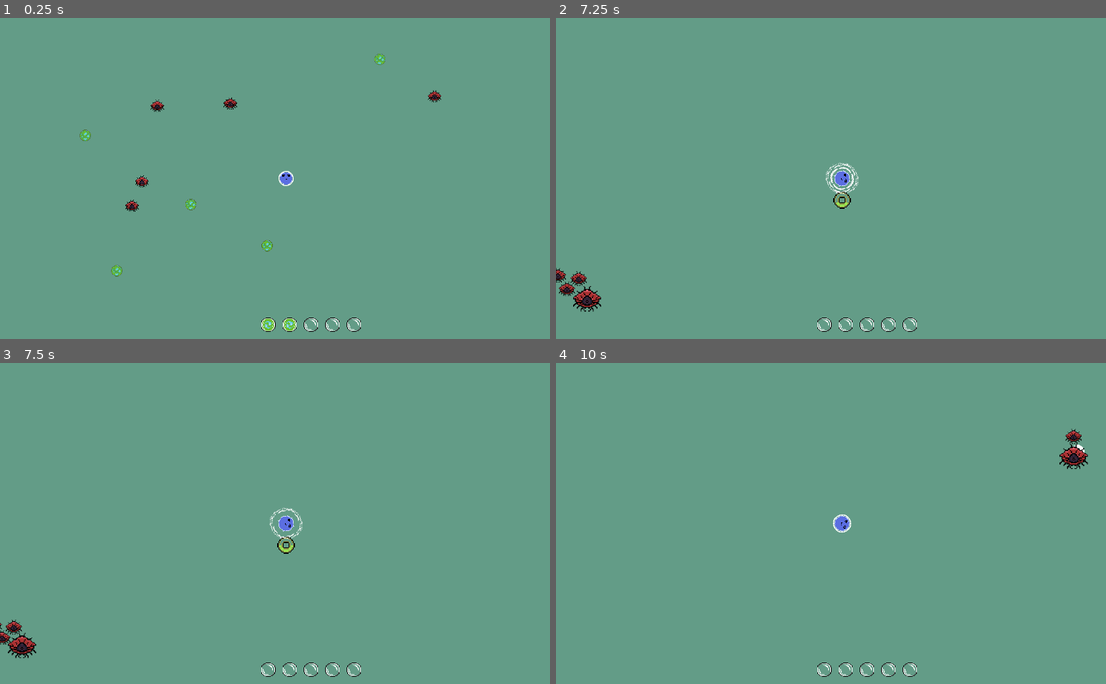
Above: before the commit, frames 1-4 (two rows, left to right).
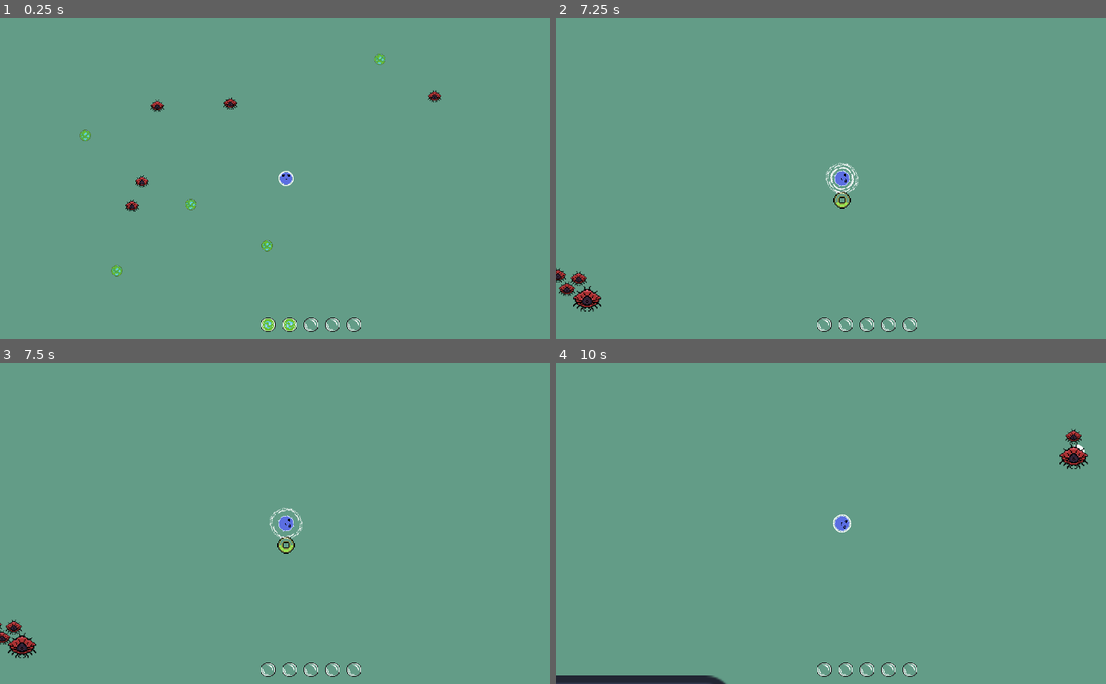
Above: after the commit, the same moments.

Repository: Ethan-D-S/primordial
Game: Godot game, scene res://levels/TidePool.tscn
The game is run twice, just before and just after one commit, with the same random seed, the same clock (stepped at 60 frames per second) and the same inputs. The engine's default icon, where the game draws it, is replaced by a stand-in: a white triangle on a blue panel in a dark square.
Inputs (mouse positions are in pixels of both pictures, inside the frame that each line leads up to):
- Up to frame 1 (0.25 s): no input
- Up to frame 2 (7.25 s): move the mouse to (968, 162) at 0.52 s; hold Space (dash) 0.53-1.28 s; move the mouse to (726, 194) at 1.27 s; click (726, 194) at 1.35 s; move the mouse to (897, 107) at 2.02 s; hold E (regenerate) 2.03-2.78 s; move the mouse to (814, 242) at 2.77 s; tap Space (dash) at 2.85 s; move the mouse to (1012, 226) at 3.52 s; click (1012, 226) at 3.6 s; move the mouse to (671, 130) at 4.27 s; tap E (regenerate) at 4.35 s; move the mouse to (869, 178) at 5.02 s; hold Space (dash) 5.03-5.78 s; move the mouse to (754, 98) at 5.77 s; click (754, 98) at 5.85 s; move the mouse to (968, 162) at 6.52 s; hold E (regenerate) from 6.53 s (still down)
- Up to frame 3 (7.5 s): move the mouse to (170, 539) at 7.27 s; release E (regenerate) at 7.28 s; tap Space (dash) at 7.35 s
- Up to frame 4 (10 s): move the mouse to (897, 452) at 8.02 s; click (897, 452) at 8.1 s; move the mouse to (814, 587) at 8.77 s; tap E (regenerate) at 8.85 s; move the mouse to (1012, 571) at 9.52 s; hold Space (dash) from 9.53 s (still down)

Frames 1-3 are identical in both runs. In frame 4, 0.8% of the frame differs, in the area x 0-31%, y 97-100%.

Commit message:
modified burst behavior

Diff:
--- a/hunter.gd
+++ b/hunter.gd
@@ -1,4 +1,11 @@
 extends CharacterBody2D
+
+## Hunter creature: patrols like a Wanderer until it spots prey, then stalks,
+## periodically charges up, and bursts toward its target.
+##
+## State flow: WANDER -> (spots prey) -> STALK -> (burst timer expires) -> CHARGE
+## -> BURST -> back to STALK, or -> SEARCH if the target leaves the screen at any point.
+## SEARCH either re-acquires the target or gives up and returns to WANDER.
 
 enum State { WANDER, STALK, CHARGE, BURST, SEARCH }
 
@@ -7,39 +14,47 @@
 var base_mass = 10
 var mass = base_mass
 var target: Node2D = null
-var run_timer: float = 0.0
-var run_duration: float = 0.0
 var current_direction = Vector2.UP
 var target_speed: float = 0.0
 var this_creature_type = "hunter"
 
 var state: State = State.WANDER
 
-# --- stalking ---
-var angle_spread: float = 0.5          # radians, random cone around the direction-to-target
-var stalk_speed_mult: float = 0.6
-var burst_interval_min: float = 2.5
-var burst_interval_max: float = 5.0
+# Shared by WANDER and STALK: counts down to the next random-direction repick.
+var redirect_timer: float = 0.0
+var redirect_duration: float = 0.0
+
+@export_group("Stalking")
+## Half-width (radians) of the random cone around the direction-to-target
+## used when picking a new stalking heading. 0 = beeline, larger = wobblier.
+@export var angle_spread: float = 0.5
+## Stalk speed as a fraction of the hunter's current (mass-adjusted) speed.
+@export var stalk_speed_mult: float = 0.6
+## Random range (seconds) between bursts while stalking.
+@export var burst_interval_min: float = 2.5
+@export var burst_interval_max: float = 5.0
+var next_burst_timer: float = 0.0
+
+@export_group("Charge & Burst")
+## How long the hunter freezes and flashes before bursting.
+@export var charge_duration: float = 0.4
+## Burst speed as a multiple of the hunter's current (mass-adjusted) speed.
+@export var burst_speed_mult: float = 3.0
+## How long the burst lasts once launched.
+@export var burst_duration: float = 0.5
+var charge_timer: float = 0.0
+var burst_direction: Vector2 = Vector2.ZERO
 var burst_timer: float = 0.0
-
-# --- charge (telegraph) ---
-var charge_duration: float = 0.4
-
-# --- burst ---
-var burst_speed_mult: float = 3.0
-var burst_duration: float = 0.5
-var burst_direction: Vector2 = Vector2.ZERO
-var burst_timer_active: float = 0.0
-
-# --- losable / search ---
-@export var search_duration: float = 2.0       # how long it chases the last known position
-@export var reacquire_cooldown: float = 3.0     # cooldown before it can pick a new target after fully losing one
+var charge_flash_frame: int = 0
+var charge_flash_on: bool = false
+
+@export_group("Search (losable)")
+## How long the hunter waits, frozen, hoping the target reappears on screen.
+@export var search_duration: float = 2.0
+## Cooldown after fully giving up before the hunter is allowed to pick a new target.
+@export var reacquire_cooldown: float = 3.0
 var search_timer: float = 0.0
 var reacquire_timer: float = 0.0
-var last_known_position: Vector2 = Vector2.ZERO
-
-# --- retargeting (distraction) ---
-@export var retarget_hysteresis: float = 0.8    # candidate must be this fraction of current distance (or closer) to steal aggro
 
 # --- eating ---
 var eating_timer: float = 0.0
@@ -67,25 +82,31 @@
 		State.SEARCH:
 			tick_search(delta)
 
-	if being_eaten_by:
-		eating_timer -= delta
-		if eating_timer <= 0:
-			being_eaten_by.eat(mass, this_creature_type)
-			Effects.spawn_explosion(global_position)
-			queue_free()
-			return
+	if _tick_eating(delta):
+		return
 
 	var accel = 10.0 if state == State.BURST else 5.0
 	velocity = lerp(velocity, current_direction * target_speed, accel * delta)
 	move_and_slide()
 
 
+## Returns true once redirect_timer has expired, resetting it to redirect_duration.
+## Callers are responsible for setting redirect_duration and current_direction
+## for their own state before or after calling this.
+func _redirect_due(delta: float) -> bool:
+	redirect_timer -= delta
+	if redirect_timer <= 0:
+		redirect_timer = redirect_duration
+		return true
+	return false
+
+
 # ---------------- WANDER ----------------
 
 func tick_wander(delta: float) -> void:
-	run_timer -= delta
-	if run_timer <= 0:
-		_start_new_wander_leg()
+	if _redirect_due(delta):
+		redirect_duration = randf_range(0.3, 1.5)
+		current_direction = Vector2.from_angle(randf_range(0, TAU))
 
 	target_speed = speed
 
@@ -97,13 +118,7 @@
 	if found:
 		target = found
 		state = State.STALK
-		burst_timer = randf_range(burst_interval_min, burst_interval_max)
-
-
-func _start_new_wander_leg() -> void:
-	run_duration = randf_range(0.3, 1.5)
-	current_direction = Vector2.from_angle(randf_range(0, TAU))
-	run_timer = run_duration
+		next_burst_timer = randf_range(burst_interval_min, burst_interval_max)
 
 
 # ---------------- STALK ----------------
@@ -118,36 +133,25 @@
 		_enter_search()
 		return
 
-	run_timer -= delta
-	burst_timer -= delta
-
-	if run_timer <= 0:
+	if _redirect_due(delta):
+		redirect_duration = randf_range(0.6, 1.8)
 		var toward_target = (target.global_position - global_position).normalized()
 		current_direction = toward_target.rotated(randf_range(-angle_spread, angle_spread))
-		run_duration = randf_range(0.6, 1.8)
-		run_timer = run_duration
-		_try_retarget()
 
 	target_speed = speed * stalk_speed_mult
 
-	if burst_timer <= 0:
+	next_burst_timer -= delta
+	if next_burst_timer <= 0:
 		_enter_charge()
-
-
-func _try_retarget() -> void:
-	var candidate = find_target()
-	if candidate and candidate != target:
-		var current_dist = global_position.distance_to(target.global_position)
-		var candidate_dist = global_position.distance_to(candidate.global_position)
-		if candidate_dist < current_dist * retarget_hysteresis:
-			target = candidate
 
 
 # ---------------- CHARGE ----------------
 
 func _enter_charge() -> void:
 	state = State.CHARGE
-	set_flash(true)
+	charge_timer = charge_duration
+	charge_flash_frame = 0
+	charge_flash_on = false
 
 
 func tick_charge(delta: float) -> void:
@@ -157,11 +161,16 @@
 		state = State.WANDER
 		return
 
-	charge_duration -= delta
+	charge_timer -= delta
 	target_speed = 0.0  # freeze in place as the telegraph
 
-	if charge_duration <= 0:
-		charge_duration = 0.4  # reset for next time (see note below re: @export)
+	# Strobe the flash every 2 physics frames for a rapid warning flicker.
+	charge_flash_frame += 1
+	if charge_flash_frame % 2 == 0:
+		charge_flash_on = !charge_flash_on
+		set_flash(charge_flash_on)
+
+	if charge_timer <= 0:
 		_enter_burst()
 
 
@@ -171,19 +180,19 @@
 	state = State.BURST
 	set_flash(false)
 	burst_direction = (target.global_position - global_position).normalized()
-	burst_timer_active = burst_duration
+	burst_timer = burst_duration
 
 
 func tick_burst(delta: float) -> void:
-	burst_timer_active -= delta
 	current_direction = burst_direction
 	target_speed = speed * burst_speed_mult
 
-	if burst_timer_active <= 0:
+	burst_timer -= delta
+	if burst_timer <= 0:
 		if is_instance_valid(target) and is_on_screen(target):
 			state = State.STALK
-			run_timer = 0.0
-			burst_timer = randf_range(burst_interval_min, burst_interval_max)
+			redirect_timer = 0.0
+			next_burst_timer = randf_range(burst_interval_min, burst_interval_max)
 		else:
 			_enter_search()
 
@@ -193,22 +202,15 @@
 func _enter_search() -> void:
 	state = State.SEARCH
 	search_timer = search_duration
-	last_known_position = target.global_position if is_instance_valid(target) else global_position
 
 
 func tick_search(delta: float) -> void:
 	search_timer -= delta
-
-	var to_last_known = last_known_position - global_position
-	if to_last_known.length() > 4.0:
-		current_direction = to_last_known.normalized()
-		target_speed = speed * stalk_speed_mult
-	else:
-		target_speed = 0.0
+	target_speed = 0.0  # hold position while waiting for the target to reappear
 
 	if is_instance_valid(target) and is_on_screen(target):
 		state = State.STALK
-		run_timer = 0.0
+		redirect_timer = 0.0
 		return
 
 	if search_timer <= 0:
@@ -219,6 +221,9 @@
 
 # ---------------- targeting / vision helpers ----------------
 
+## Returns the nearest valid prey (player or wanderer) in sight, or null.
+## Distraction emerges naturally here: a closer wanderer will always beat
+## a farther-away player when a target is being freshly chosen.
 func find_target() -> Node2D:
 	var bodies = $sight.get_overlapping_bodies()
 	var nearest: Node2D = null
@@ -234,13 +239,28 @@
 	return nearest
 
 
+## True if the given node is within the current camera's visible area.
 func is_on_screen(node: Node2D) -> bool:
 	var screen_rect = get_viewport().get_visible_rect()
 	var screen_pos = get_viewport().get_canvas_transform() * node.global_position
 	return screen_rect.has_point(screen_pos)
 
 
-# ---------------- eating (unchanged) ----------------
+# ---------------- eating ----------------
+
+## Advances the "being eaten" timer if applicable. Returns true if this
+## creature was consumed this frame (caller should stop further processing).
+func _tick_eating(delta: float) -> bool:
+	if not being_eaten_by:
+		return false
+	eating_timer -= delta
+	if eating_timer <= 0:
+		being_eaten_by.eat(mass, this_creature_type)
+		Effects.spawn_explosion(global_position)
+		queue_free()
+		return true
+	return false
+
 
 func eat(mass_eaten, creature_type):
 	mass += mass_eaten
